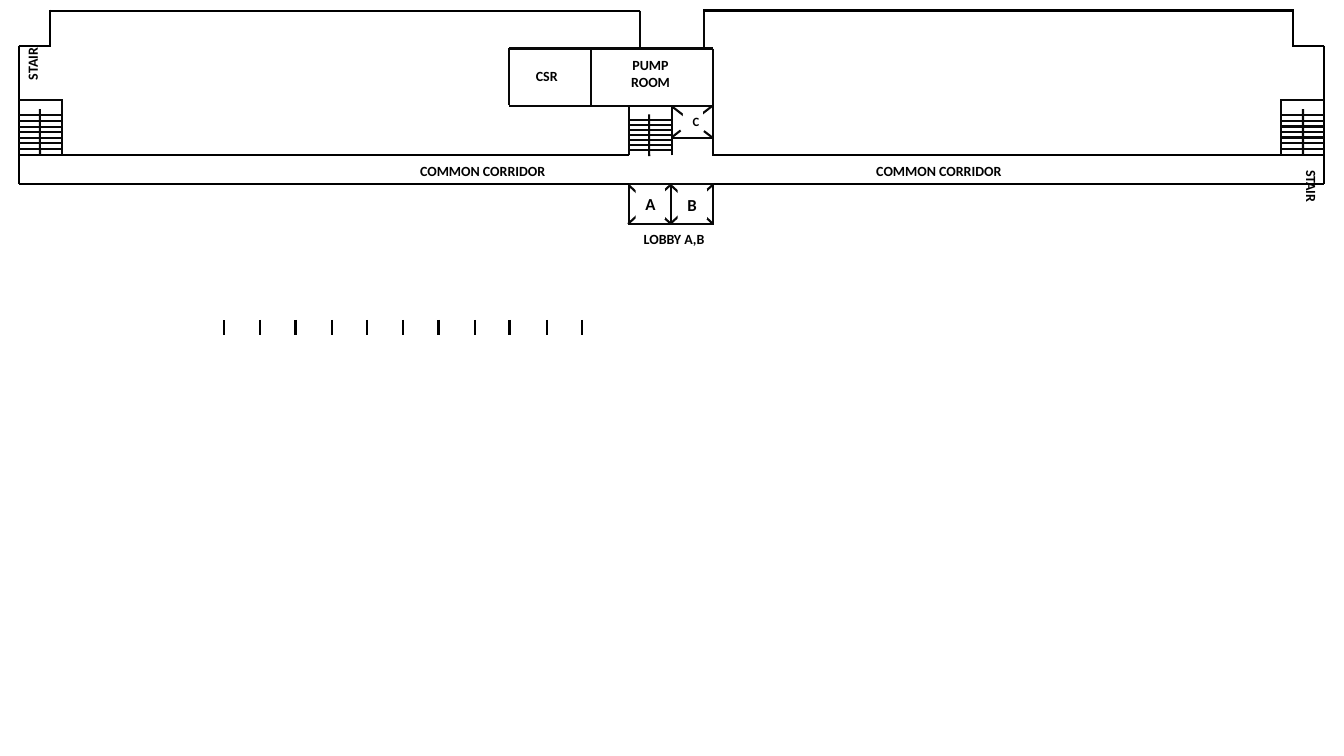
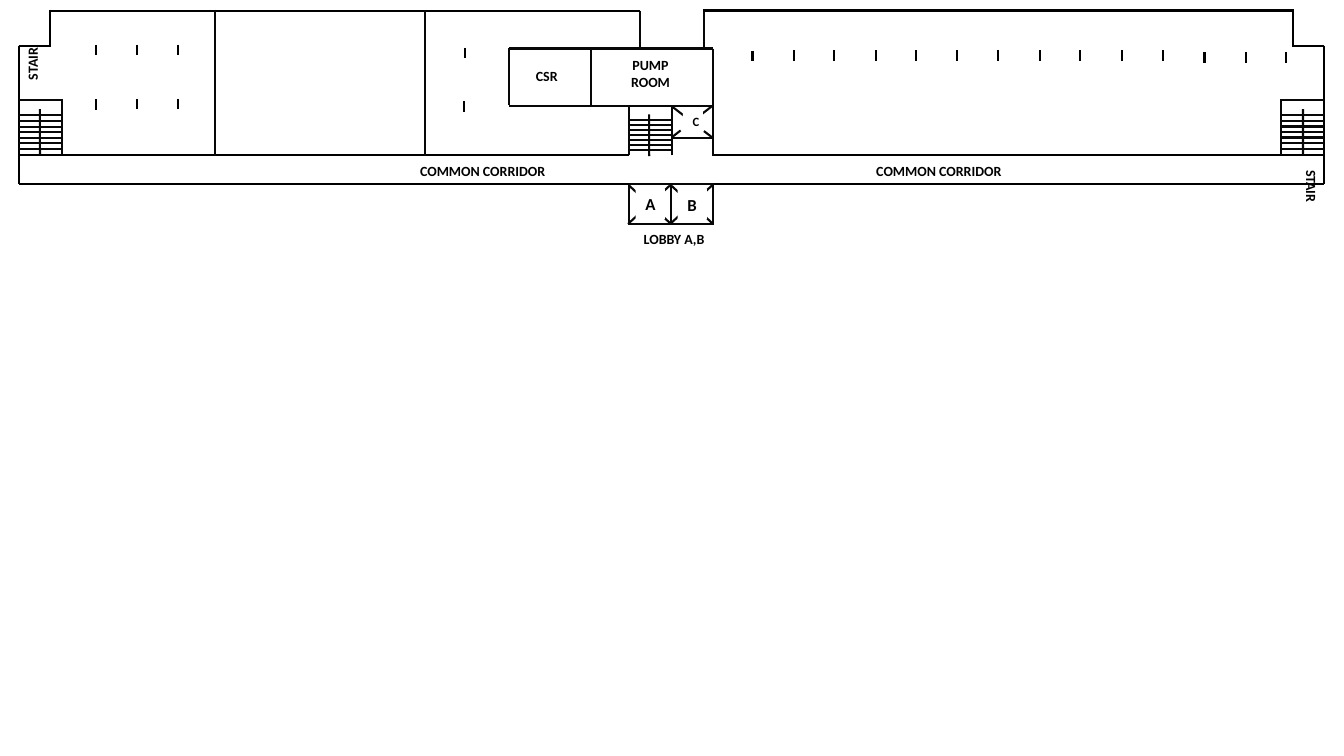
Before and after one commit to yeasinmahi/SjDocs, a slide deck: slide 3 of IOT/Teck Ghee Horizon/469/469.pptx. Drawn at 1344x756 pixels with LibreOffice and Linux fonts; fonts in the diff are those of the drawing. Boxes give left, top, right and bottom in pixels: in the first picture for what was removed or moved away, otherwise in the second. Text is boxed around its words. In the diff, an @@ line names an element or a change of style, - is before the commit and + after.

```diff
--- a/IOT/Teck Ghee Horizon/469/469.pptx
+++ b/IOT/Teck Ghee Horizon/469/469.pptx
@@ line added from (215, 10) to (215, 156), #080808 1.5 pt @@
@@ line added from (425, 10) to (425, 156), #080808 1.5 pt @@
@@ line added from (96, 45) to (96, 55), #000000 1.5 pt @@
@@ line added from (137, 44) to (137, 55), #000000 1.5 pt @@
@@ line added from (178, 44) to (178, 55), #000000 1.5 pt @@
@@ line added from (465, 47) to (465, 58), #000000 1.5 pt @@
@@ line moved from (224, 321) - (224, 336) to (753, 50) - (753, 62) @@
@@ line moved from (260, 320) - (260, 335) to (793, 50) - (793, 60) @@
@@ line moved from (295, 320) - (295, 335) to (835, 50) - (835, 60) @@
@@ line moved from (332, 320) - (332, 335) to (876, 50) - (876, 60) @@
@@ line moved from (367, 320) - (367, 335) to (917, 50) - (917, 60) @@
@@ line moved from (403, 320) - (403, 335) to (958, 50) - (958, 60) @@
@@ line moved from (439, 320) - (439, 335) to (998, 50) - (998, 60) @@
@@ line moved from (475, 320) - (475, 335) to (1041, 50) - (1041, 60) @@
@@ line moved from (510, 320) - (510, 335) to (1080, 50) - (1080, 60) @@
@@ line moved from (546, 320) - (546, 335) to (1122, 50) - (1122, 60) @@
@@ line moved from (583, 320) - (583, 335) to (1164, 50) - (1164, 60) @@
@@ line added from (1205, 52) to (1205, 64), #000000 1.5 pt @@
@@ line added from (1246, 52) to (1246, 64), #000000 1.5 pt @@
@@ line added from (1287, 52) to (1287, 64), #000000 1.5 pt @@
@@ line added from (96, 99) to (96, 110), #000000 1.5 pt @@
@@ line added from (137, 99) to (137, 110), #000000 1.5 pt @@
@@ line added from (178, 99) to (178, 110), #000000 1.5 pt @@
@@ line added from (464, 102) to (464, 112), #000000 1.5 pt @@
```
Also in this commit, not shown: 1 other slide changed, 5 other files.
